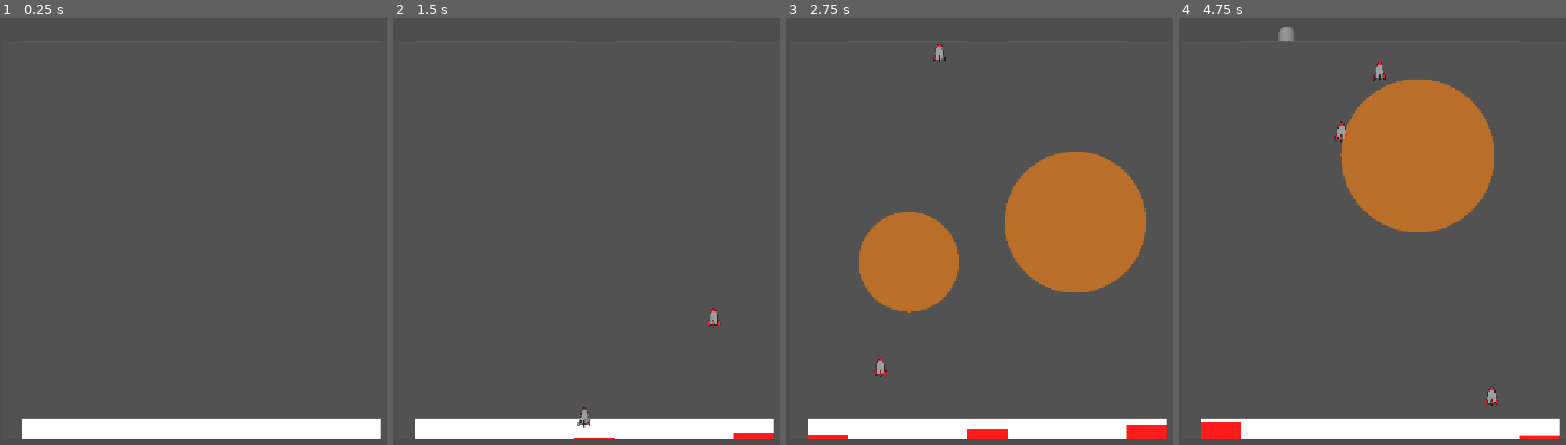
Above: before the commit, frames 1-4 (left to right).
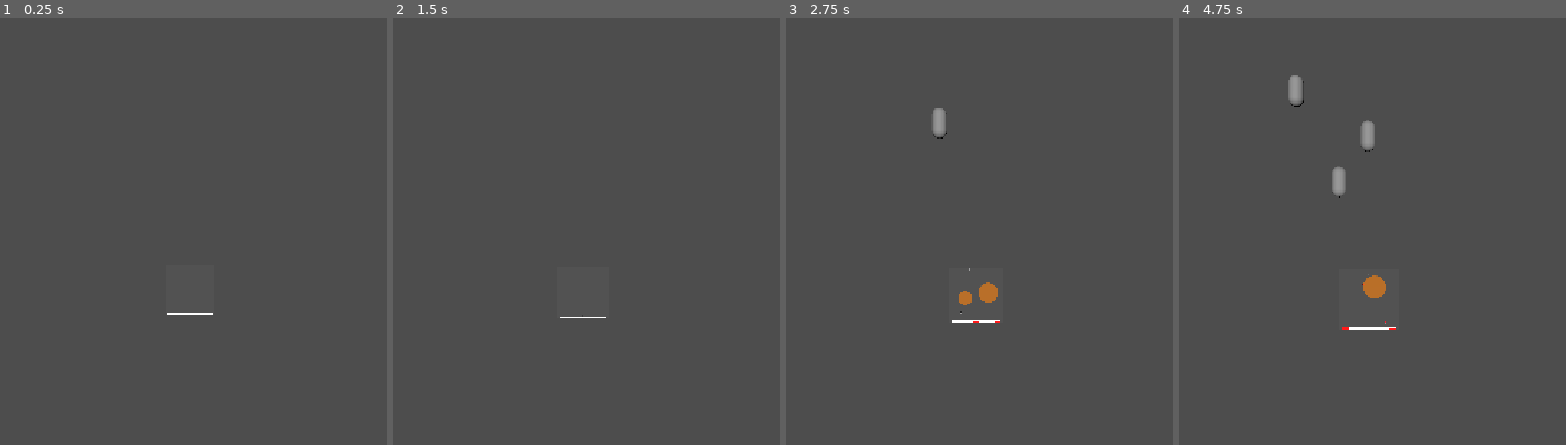
Above: after the commit, the same moments.

Repository: freefrol/missle-commander-mvp
Game: Godot game, scene res://ProjectMCMVP/Scene/GameManager.tscn
Same seed, same stepped clock (60 frames per second), same inputs: the game is played once before the commit and once after it.
Inputs (mouse positions are in pixels of both pictures, inside the frame that each line leads up to):
- Up to frame 1 (0.25 s): no input
- Up to frame 2 (1.5 s): tap Enter at 0.5 s; move the mouse to (760, 218) at 0.52 s; click (760, 218) at 0.67 s; drag from (423, 261) to (543, 329) at 1.27 s
- Up to frame 3 (2.75 s): move the mouse to (1056, 141) at 2.02 s; click (1056, 141) at 2.17 s
- Up to frame 4 (4.75 s): drag from (1329, 329) to (outside the picture) at 2.77 s; move the mouse to (outside the picture) at 3.52 s; click (outside the picture) at 3.67 s; drag from (outside the picture) to (1248, 129) at 4.27 s

The runs differ from the first frame. In frame 1, 4.6% of the frame differs, in the area x 5-99%, y 69-99%; in frame 2, 4.7%; in frame 3, 20%, in the area x 5-99%, y 6-99%; in frame 4, 17%.

Commit message:
Last Sync: 2026-10-13 23:34 (Mobile)

Diff:
--- a/ProjectMCMVP/Scene/GameManager.tscn
+++ b/ProjectMCMVP/Scene/GameManager.tscn
@@ -1,6 +1,7 @@
 [gd_scene format=3 uid="uid://bathqrmidgh6r"]
 
 [ext_resource type="Script" uid="uid://ccd43i8vnij6p" path="res://ProjectMCMVP/Script/GameManager.gd" id="1_meahf"]
+[ext_resource type="Script" uid="uid://bojlvp1wai6ea" path="res://ProjectMCMVP/Script/Controller/PlayerController.gd" id="2_3ctgo"]
 [ext_resource type="Script" uid="uid://cug42kh35tjd" path="res://ProjectMCMVP/Script/Controller/ViewManager.gd" id="2_j5wpf"]
 [ext_resource type="PackedScene" uid="uid://bxomu1ry7mcwt" path="res://ProjectMCMVP/Scene/View2d/EnemyMissileview2d.tscn" id="3_1444q"]
 [ext_resource type="PackedScene" uid="uid://dkuyyr48yghmt" path="res://ProjectMCMVP/Scene/View2d/SiloView2d.tscn" id="4_5uf2e"]
@@ -9,6 +10,10 @@
 [ext_resource type="Script" uid="uid://0g31b14hmha0" path="res://ProjectMCMVP/Script/Controller/ShootController.gd" id="6_olnhy"]
 [ext_resource type="PackedScene" uid="uid://br2y2retsdvyg" path="res://ProjectMCMVP/Scene/View2d/CityView2d.tscn" id="6_wpru5"]
 [ext_resource type="PackedScene" uid="uid://byf4clro1nw8u" path="res://ProjectMCMVP/Scene/View3d/EnemyMissileView3d.tscn" id="8_5uf2e"]
+
+[sub_resource type="CapsuleShape3D" id="CapsuleShape3D_g7b7a"]
+radius = 0.4
+height = 1.8
 
 [sub_resource type="QuadMesh" id="QuadMesh_6n2gk"]
 
@@ -26,6 +31,19 @@
 shootController = NodePath("ShootController")
 restartButton = NodePath("CanvasLayer/CenterContainer/Button")
 canvas = NodePath("CanvasLayer")
+
+[node name="Player" type="CharacterBody3D" parent="." unique_id=2023121026 node_paths=PackedStringArray("cameraPivot")]
+script = ExtResource("2_3ctgo")
+cameraPivot = NodePath("CameraPivot")
+turnSpeed = 0.02
+
+[node name="CameraPivot" type="Node3D" parent="Player" unique_id=597561267]
+
+[node name="Camera3D" type="Camera3D" parent="Player/CameraPivot" unique_id=582329450]
+transform = Transform3D(1, 0, 0, 0, 1, 0, 0, 0, 1, 0, 1.7, 0)
+
+[node name="CollisionShape3D" type="CollisionShape3D" parent="Player" unique_id=1676460416]
+shape = SubResource("CapsuleShape3D_g7b7a")
 
 [node name="SubViewport" type="SubViewport" parent="." unique_id=2061251117]
 render_target_update_mode = 4
@@ -69,15 +87,12 @@
 
 [node name="Node3D" type="Node3D" parent="." unique_id=2015916303]
 
-[node name="Camera3D" type="Camera3D" parent="Node3D" unique_id=2025379260]
-transform = Transform3D(1, 0, 0, 0, 1, 0, 0, 0, 1, 0, 0, -2.57655)
-
 [node name="DirectionalLight3D" type="DirectionalLight3D" parent="Node3D" unique_id=602679101]
 top_level = true
 shadow_enabled = true
 
 [node name="MeshInstance3D" type="MeshInstance3D" parent="Node3D" unique_id=1983710761]
-transform = Transform3D(0.5, 0, 0, 0, 0.5, 0, 0, 0, 0.5, 0.014239192, 0, -2.9454076)
+transform = Transform3D(0.5, 0, 0, 0, 0.5, 0, 0, 0, 0.5, 0, 1.1972773, -2.945)
 top_level = true
 mesh = SubResource("QuadMesh_6n2gk")
 surface_material_override/0 = SubResource("StandardMaterial3D_ne880")
--- /dev/null
+++ b/ProjectMCMVP/Script/Controller/PlayerController.gd
@@ -0,0 +1,21 @@
+class_name PlayerController
+
+extends CharacterBody3D
+
+@export var cameraPivot: Node3D
+@export var moveSpeed : float = 0.1
+@export var turnSpeed : float = 0.1
+
+func move(direction : Vector2):
+	velocity.x = moveSpeed * direction.x
+	velocity.z = moveSpeed * direction.y
+
+func _process(delta: float) -> void:
+	move(Vector2(0, -1))
+	move_and_slide()
+
+func _input(event):
+	if event is InputEventScreenDrag:
+		rotation.y -= turnSpeed * event.relative.x
+		cameraPivot.rotation.x -= turnSpeed * event.relative.y
+		cameraPivot.rotation.x = clamp(cameraPivot.rotation.x, -1.4, 1.4)
Not shown, added: ProjectMCMVP/Script/Controller/PlayerController.gd.uid
